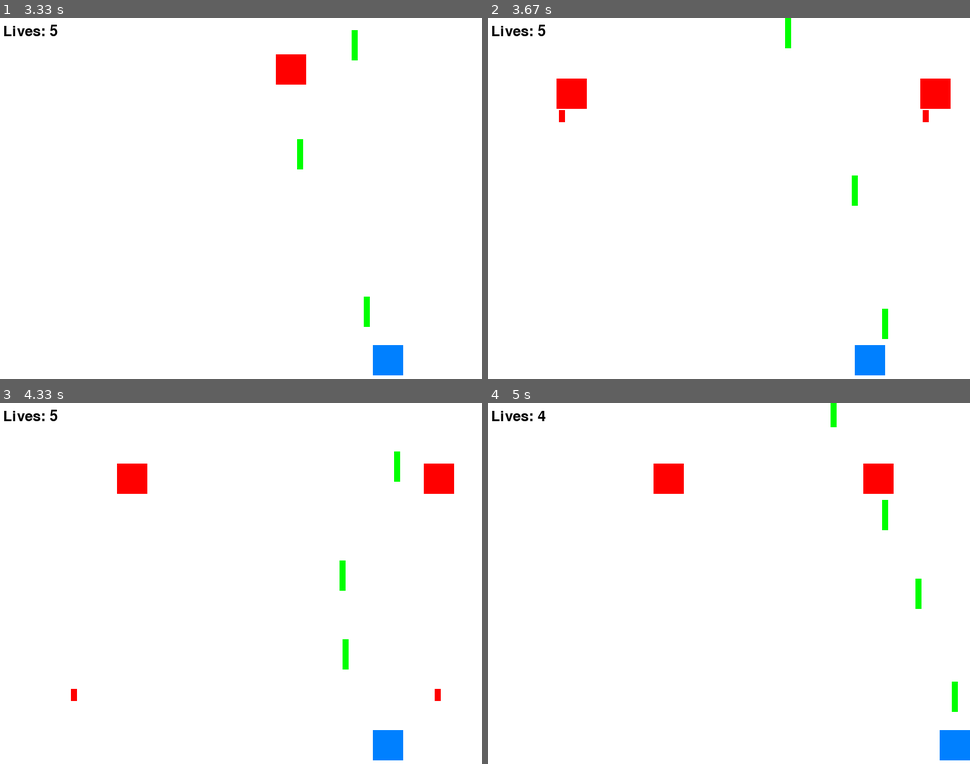
Above: before the commit, frames 1-4 (two rows, left to right).
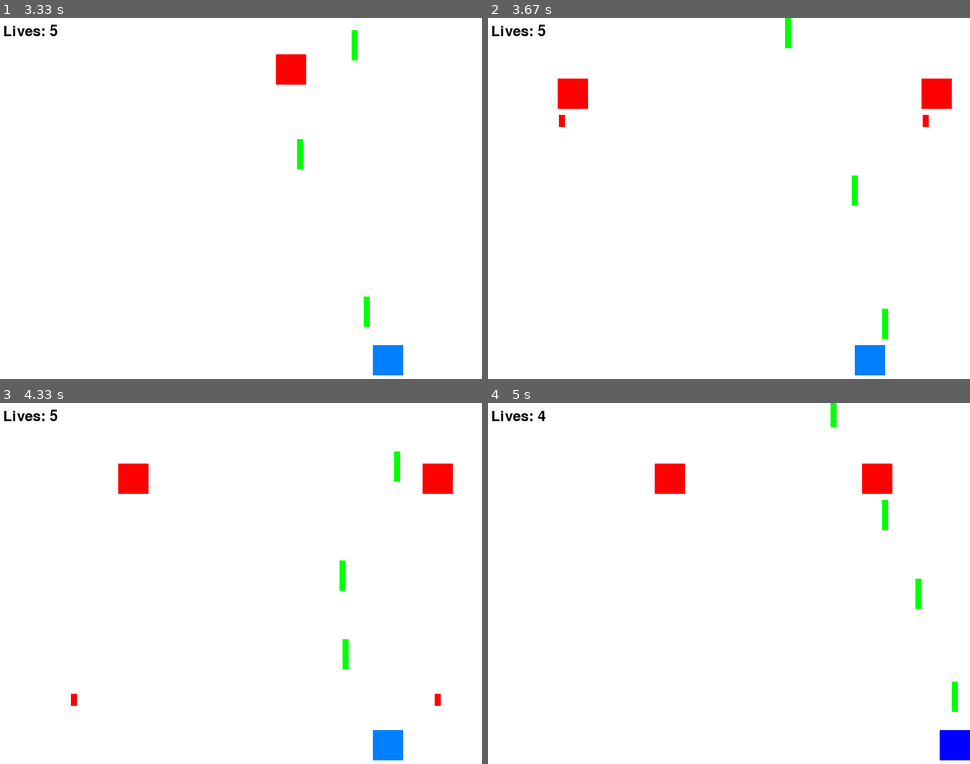
Above: after the commit, the same moments.

Repository: cerritej/8bit-py-game
Game: pygame game, started from src/main.py
Same seed, same stepped clock (60 frames per second), same inputs: the game is played once before the commit and once after it.
Inputs:
- Up to frame 1 (3.33 s): hold Space 0.33-0.8 s; hold Right 0.33-0.8 s; hold Right 0.83-1.3 s; tap Space at 0.9, 1.2, 1.4, 1.7, 1.9, 2.2, 2.47, 2.77, 2.9, 3.2 s; hold Right 1.33-1.8 s; hold Left 1.83-2.37 s; hold Left 2.4-2.8 s; hold Right from 2.83 s (still down)
- Up to frame 2 (3.67 s): release Right at 3.47 s; hold Left from 3.5 s (still down); tap Space at 3.57 s
- Up to frame 3 (4.33 s): tap Space at 3.87, 4.07 s; release Left at 3.97 s; hold Right from 4 s (still down)
- Up to frame 4 (5 s): tap Space at 4.37, 4.57, 4.87 s; release Right at 4.47 s; hold Right 4.5-4.97 s

Frame 1 is identical in both runs. In frame 2, 0.2% of the frame differs, in the area x 14-97%, y 16-31%; in frame 3, 0.2%; in frame 4, 0.6%, in the area x 34-100%, y 16-99%.

Commit message:
updated blinking when spaceship is hit by enemy

Diff:
--- /dev/null
+++ b/src/game_manager.py
@@ -0,0 +1,130 @@
+# game_manager.py
+import pygame
+import sys
+from spaceship import Spaceship
+from enemy import Enemy
+from projectile import Projectile
+
+class GameManager:
+    def __init__(self, width, height):
+        pygame.init()
+        self.screen = pygame.display.set_mode((width, height))
+        pygame.display.set_caption("8bit Game")
+        self.white = (255, 255, 255)
+        self.clock = pygame.time.Clock()
+        self.player_spaceship = Spaceship(name="Player", x=width // 2, y=height - 60, width=50, height=50)
+        self.player_projectiles = []
+        self.enemy_projectiles = []
+        self.enemies = [Enemy(eid=1, x=60, y=60, speed=-2, shoot_rate=2000)]
+        self.font = pygame.font.Font(None, 36)
+        self.last_player_shot_time = 0
+
+    def handle_input(self):
+        for event in pygame.event.get():
+            if event.type == pygame.QUIT:
+                pygame.quit()
+                sys.exit()
+
+        keys = pygame.key.get_pressed()
+        if keys[pygame.K_LEFT]:
+            self.player_spaceship.move(-5, 0)
+        if keys[pygame.K_RIGHT]:
+            self.player_spaceship.move(5, 0)
+        if keys[pygame.K_SPACE]:
+            self.shoot_projectile()
+
+    def shoot_projectile(self):
+        current_time = pygame.time.get_ticks()
+        time_since_last_shot = current_time - self.last_player_shot_time
+        if time_since_last_shot > 200:
+            new_projectile = Projectile(x=self.player_spaceship.x + self.player_spaceship.width // 2 - 5,
+                                        y=self.player_spaceship.y,
+                                        width=10,
+                                        height=self.player_spaceship.height,
+                                        speed=10,
+                                        length=self.player_spaceship.height,
+                                        direction="up")
+            self.player_projectiles.append(new_projectile)
+            self.last_player_shot_time = current_time
+
+    def update_game_state(self):
+        for enemy in self.enemies:
+            enemy.move()
+            new_enemy_projectile = enemy.shoot_projectile()
+            if new_enemy_projectile:
+                self.enemy_projectiles.append(new_enemy_projectile)
+
+        # Update projectile positions
+        for projectile in self.player_projectiles + self.enemy_projectiles:
+            projectile.move()
+
+        # Check for collisions and remove enemies immediately
+        self.check_enemy_collisions()
+
+        # Check for collisions with player spaceship
+        self.check_player_collision()
+
+        # Update blinking status of the player spaceship
+        self.player_spaceship.update_blinking()
+
+    def check_enemy_collisions(self):
+        enemies_to_remove = []
+        for projectile in self.player_projectiles:
+            for enemy in self.enemies:
+                if enemy.is_hit_by_player(projectile):
+                    # Handle enemy hit
+                    print(f"Enemy {enemy.eid} hit!")
+                    enemies_to_remove.append(enemy)
+
+        for enemy in enemies_to_remove:
+            self.enemies.remove(enemy)
+
+            # If the enemy with ID 1 is hit, spawn two new enemies
+            if enemy.eid == 1:
+                self.enemies.extend([Enemy(eid=2, x=100, y=100, speed=-2, shoot_rate=2000),
+                                    Enemy(eid=3, x=700, y=100, speed=-2, shoot_rate=2000)])
+
+    def check_player_collision(self):
+        player_spaceship_hit = any(
+            [self.player_spaceship.is_hit_by_enemy(projectile) for projectile in self.enemy_projectiles]
+        )
+        if player_spaceship_hit:
+            print("Player spaceship hit!")
+            self.player_spaceship.reset_hit_status()  # Reset hit status for the next frame
+            self.player_spaceship.decrement_lives()  # Decrement lives when hit
+
+    def draw_objects(self):
+        self.screen.fill(self.white)
+
+        # Draw the player spaceship
+        self.player_spaceship.draw(self.screen)
+
+        # Draw the enemies with the updated color
+        for enemy in self.enemies:
+            pygame.draw.rect(self.screen, enemy.get_color(), (enemy.x, enemy.y, enemy.width, enemy.height))
+
+        # Draw projectiles
+        for projectile in self.player_projectiles:
+            pygame.draw.rect(self.screen, (0, 255, 0),
+                             (projectile.x, projectile.y, projectile.width, projectile.length))
+        for projectile in self.enemy_projectiles:
+            pygame.draw.rect(self.screen, (255, 0, 0),
+                             (projectile.x, projectile.y, projectile.width, projectile.length))
+
+        # Draw player lives
+        lives_text = self.font.render(f"Lives: {self.player_spaceship.lives}", True, (0, 0, 0))
+        self.screen.blit(lives_text, (10, 10))  # Adjust the position as needed
+
+        pygame.display.flip()
+        self.clock.tick(60)
+
+def main():
+    game_manager = GameManager(width=800, height=600)
+
+    while True:
+        game_manager.handle_input()
+        game_manager.update_game_state()
+        game_manager.draw_objects()
+
+if __name__ == "__main__":
+    main()
--- a/src/main.py
+++ b/src/main.py
@@ -1,123 +1,17 @@
 import pygame
 import sys
-from spaceship import Spaceship
-from enemy import Enemy
-from projectile import Projectile
+from game_manager import GameManager
 
 def main():
     pygame.init()
 
     width, height = 800, 600
-    screen = pygame.display.set_mode((width, height))
-    pygame.display.set_caption("8bit Game")
-    white = (255, 255, 255)
-    black = (0, 0, 0)
-
-    player_spaceship = Spaceship(name="Player", x=width // 2, y=height - 60, width=50, height=50)
-
-    # Create lists to store projectiles for both player and enemy
-    player_projectiles = []
-    enemy_projectiles = []
-
-    enemies = [Enemy(eid=1, x=60, y=60, speed=-2, shoot_rate=2000)]
-
-    # Font for displaying text
-    font = pygame.font.Font(None, 36)
-
-    clock = pygame.time.Clock()
-
-    # Define a variable to store the time of the last player shot
-    last_player_shot_time = 0
+    game_manager = GameManager(width, height)
 
     while True:
-        for event in pygame.event.get():
-            if event.type == pygame.QUIT:
-                pygame.quit()
-                sys.exit()
-
-        keys = pygame.key.get_pressed()
-        if keys[pygame.K_LEFT]:
-            player_spaceship.move(-5, 0)
-        if keys[pygame.K_RIGHT]:
-            player_spaceship.move(5, 0)
-        if keys[pygame.K_SPACE]:
-            # Player shoots a projectile
-            current_time = pygame.time.get_ticks()
-            time_since_last_shot = current_time - last_player_shot_time
-            if time_since_last_shot > 200:  # Allow shooting every 200 milliseconds (five per second)
-                new_projectile = Projectile(x=player_spaceship.x + player_spaceship.width // 2 - 5,
-                                            y=player_spaceship.y,
-                                            width=10,
-                                            height=player_spaceship.height,
-                                            speed=10,
-                                            length=player_spaceship.height,
-                                            direction="up")
-                player_projectiles.append(new_projectile)
-                last_player_shot_time = current_time
-
-        # Enemy behavior
-        for enemy in enemies:
-            enemy.move()
-            new_enemy_projectile = enemy.shoot_projectile()
-            if new_enemy_projectile:
-                enemy_projectiles.append(new_enemy_projectile)
-
-        # Check for collisions with player spaceship
-        player_spaceship_hit = False
-        for projectile in enemy_projectiles:
-            if player_spaceship.is_hit_by_enemy(projectile):
-                player_spaceship_hit = True
-
-        if player_spaceship_hit:
-            print("Player spaceship hit!")
-            player_spaceship.reset_hit_status()  # Reset hit status for the next frame
-            player_spaceship.decrement_lives()  # Decrement lives when hit
-
-        # Check for collisions and remove enemies immediately
-        enemies_to_remove = []
-        for projectile in player_projectiles:
-            for enemy in enemies:
-                if enemy.is_hit_by_player(projectile):
-                    # Handle enemy hit
-                    print(f"Enemy {enemy.eid} hit!")
-                    enemies_to_remove.append(enemy)
-
-        for enemy in enemies_to_remove:
-            enemies.remove(enemy)
-
-            # If the enemy with ID 1 is hit, spawn two new enemies
-            if enemy.eid == 1:
-                enemies.extend([Enemy(eid=2, x=100, y=100, speed=-2, shoot_rate=2000),
-                                Enemy(eid=3, x=700, y=100, speed=-2, shoot_rate=2000)])
-
-        # Update projectile positions
-        for projectile in player_projectiles:
-            projectile.move()
-        for projectile in enemy_projectiles:
-            projectile.move()
-
-        screen.fill(white)
-
-        # Draw the player spaceship
-        pygame.draw.rect(screen, (0, 128, 255),
-                         (player_spaceship.x, player_spaceship.y, player_spaceship.width, player_spaceship.height))
-
-        # Draw the enemies with the updated color
-        for enemy in enemies:
-            pygame.draw.rect(screen, enemy.get_color(), (enemy.x, enemy.y, enemy.width, enemy.height))
-
-        # Draw projectiles
-        for projectile in player_projectiles:
-            pygame.draw.rect(screen, (0, 255, 0), (projectile.x, projectile.y, projectile.width, projectile.length))
-        for projectile in enemy_projectiles:
-            pygame.draw.rect(screen, (255, 0, 0), (projectile.x, projectile.y, projectile.width, projectile.length))
-
-        # Draw player lives
-        lives_text = font.render(f"Lives: {player_spaceship.lives}", True, black)
-        screen.blit(lives_text, (10, 10))  # Adjust the position as needed
-
-        pygame.display.flip()
-        clock.tick(60)
+        game_manager.handle_input()
+        game_manager.update_game_state()
+        game_manager.draw_objects()
 
 if __name__ == "__main__":
     main()
--- a/src/spaceship.py
+++ b/src/spaceship.py
@@ -1,3 +1,4 @@
+# spaceship.py
 import pygame
 
 class Spaceship:
@@ -11,6 +12,10 @@
         self.__hit_by_projectile = False  # Flag to track if the spaceship has been hit by a projectile
         self.__hit_cooldown = 1000  # Cooldown period in milliseconds
         self.__last_hit_time = 0
+        self.__blink_duration = 1000  # Duration of the blinking effect in milliseconds
+        self.__blink_timer = 0  # Timer to control the blinking effect
+        self.__is_blinking = False  # Flag to indicate if the spaceship is currently blinking
+        self.__blink_color = (255, 0, 0)  # Initial blink color is red
 
     @property
     def name(self):
@@ -67,9 +72,11 @@
             self.__lives += 1
 
     def move(self, dx, dy):
+        # Ensure the spaceship stays within the screen boundaries in the x-direction
         new_x = self.__x + dx
-        if 0 <= new_x <= (800 - self.__width):
+        if 0 <= new_x <= (800 - self.__width):  # Max x-bounds, dependent on the screen width
             self.__x = new_x
+
         self.__y += dy
 
     def is_hit_by_enemy(self, projectile):
@@ -82,9 +89,56 @@
                 print(f"Spaceship hit by enemy projectile: {self.__x}, {self.__y}, {self.__width}, {self.__height}")
                 self.__hit_by_projectile = True
                 self.__last_hit_time = current_time
+                self.start_blinking()  # Start the blinking effect
                 return True
 
         return False
 
     def reset_hit_status(self):
+        # Reset hit status for the next frame
         self.__hit_by_projectile = False
+
+    def draw(self, screen):
+        current_time = pygame.time.get_ticks()
+
+        if self.__is_blinking:
+            elapsed_time = current_time - self.__blink_timer
+
+            if elapsed_time <= self.__blink_duration:
+                # Double the blink rate: switch between red and green every 250 milliseconds
+                if elapsed_time % 250 < 125:  # Blink every 500 milliseconds, switch color every 250 milliseconds
+                    self.__blink_color = (255, 0, 0)  # Red
+                else:
+                    self.__blink_color = (0, 0, 255)  # Blue
+
+                pygame.draw.rect(screen, self.__blink_color, (self.__x, self.__y, self.__width, self.__height))
+            else:
+                # Stop blinking after one second
+                self.__is_blinking = False
+        else:
+            # Draw the spaceship normally
+            pygame.draw.rect(screen, (0, 128, 255), (self.__x, self.__y, self.__width, self.__height))
+
+    def start_blinking(self):
+        self.__is_blinking = True
+        self.__blink_timer = pygame.time.get_ticks()
+
+    def stop_blinking(self):
+        self.__is_blinking = False
+
+    def update_blinking(self):
+        current_time = pygame.time.get_ticks()
+
+        if self.__is_blinking:
+            elapsed_time = current_time - self.__blink_timer
+
+            if elapsed_time <= self.__blink_duration:
+                # Blinking pattern: switch between red and green
+                if elapsed_time % 500 < 250:  # Blink every 500 milliseconds, switch color every 250 milliseconds
+                    self.__blink_color = (255, 0, 0)  # Red
+                else:
+                    self.__blink_color = (0, 255, 0)  # Green
+
+            else:
+                # Stop blinking after one second
+                self.__is_blinking = False
